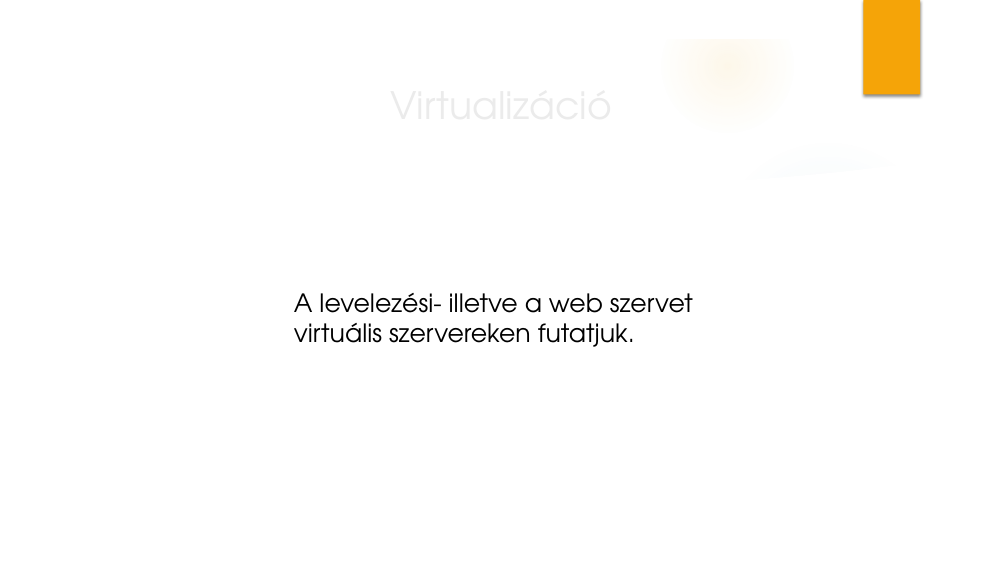
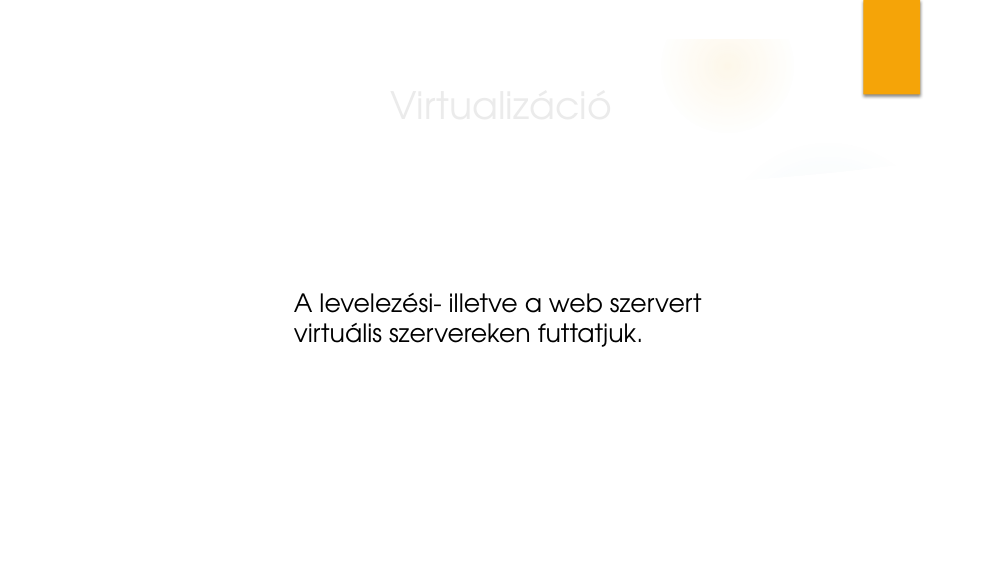
Before and after one commit to KPappBenjamin/Fedesz, a slide deck: slide 8 of Cégünk bemutatása _vegleges.pptx. Drawn at 1008x567 pixels with LibreOffice and Linux fonts; fonts in the diff are those of the drawing; background and template pictures are left out. Boxes give left, top, right and bottom in pixels: in the first picture for what was removed or moved away, otherwise in the second. Text is boxed around its words. In the diff, an @@ line names an element or a change of style, - is before the commit and + after.

```diff
--- a/Cégünk bemutatása _vegleges.pptx
+++ b/Cégünk bemutatása _vegleges.pptx
@@ text at bbox=[294, 293, 702, 347]: text changed @@
-A levelezési- illetve a web szervet virtuális szervereken futatjuk.
+A levelezési- illetve a web szervert virtuális szervereken futtatjuk.
```
Also in this commit, not shown: 1 other slide changed.
